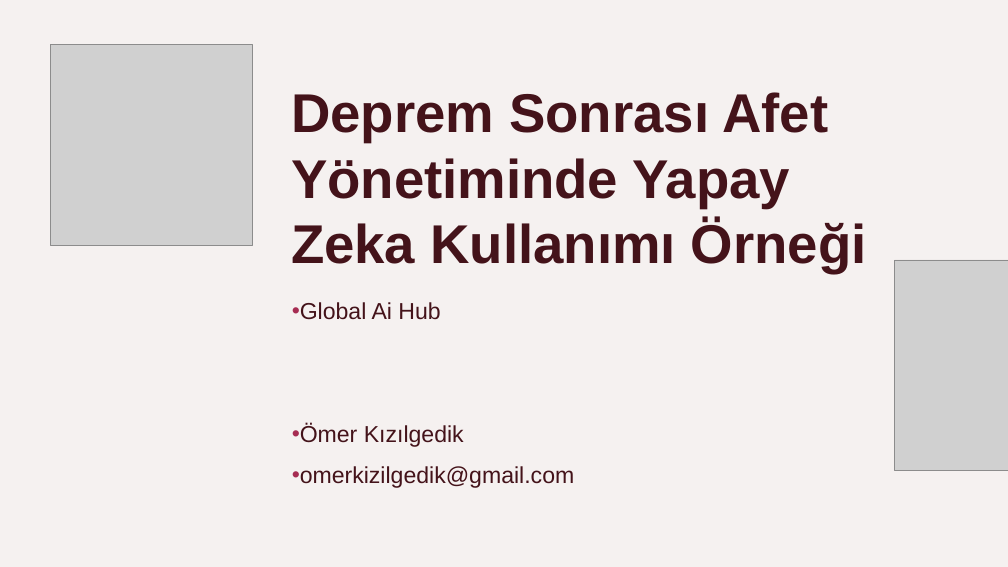
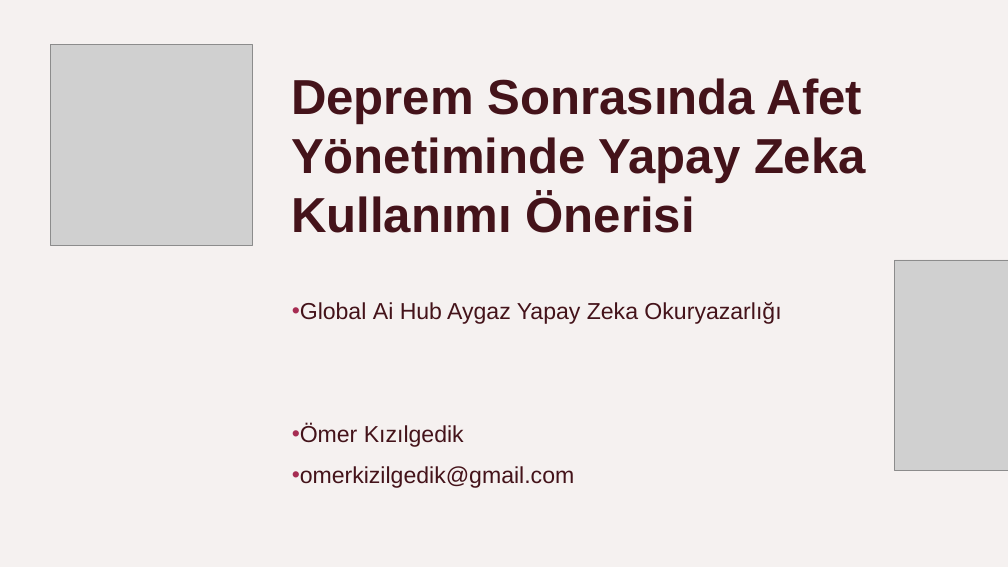
Before and after one commit to kizilgedik/Afet-Yonetimi, a slide deck: slide 1 of deprem sonrası afet yönetimi/proje.pptx. Drawn at 1008x567 pixels with LibreOffice and Linux fonts; fonts in the diff are those of the drawing; grey boxes stand for pictures; background and template pictures are left out. Boxes give left, top, right and bottom in pixels: in the first picture for what was removed or moved away, otherwise in the second. Text is boxed around its words. In the diff, an @@ line names an element or a change of style, - is before the commit and + after.

```diff
--- a/deprem sonrası afet yönetimi/proje.pptx
+++ b/deprem sonrası afet yönetimi/proje.pptx
@@ title at box(291, 78, 866, 233): text changed; size 52 to 46.8 pt @@
-Deprem Sonrası Afet Yönetiminde Yapay Zeka Kullanımı Örneği
+Deprem Sonrasında Afet Yönetiminde Yapay Zeka Kullanımı Önerisi
@@ subtitle at box(292, 302, 781, 324): text changed @@
-• Global Ai Hub
+• Global Ai Hub Aygaz Yapay Zeka Okuryazarlığı
```
Also in this commit, not shown: 1 other file.
